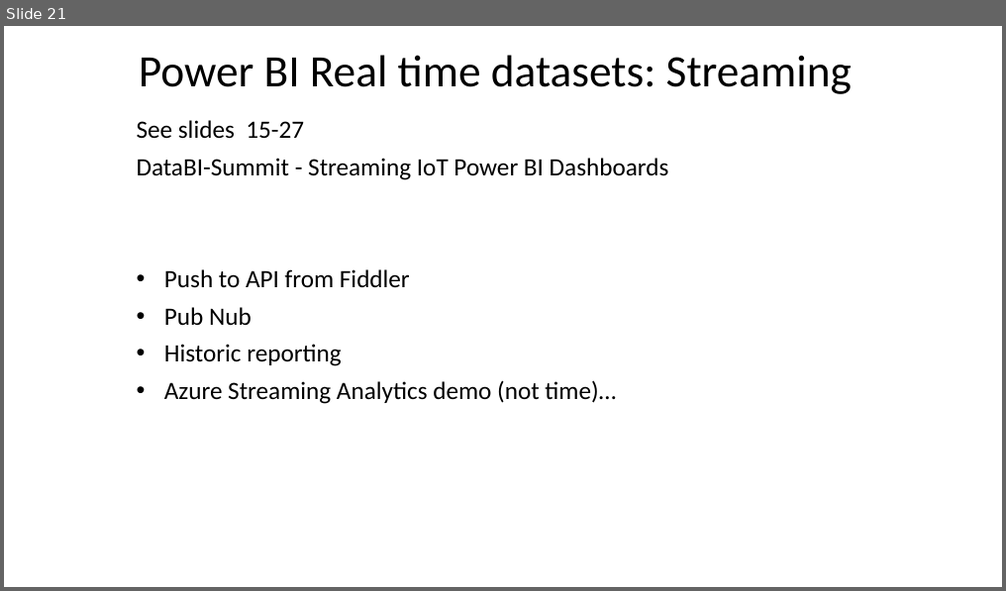
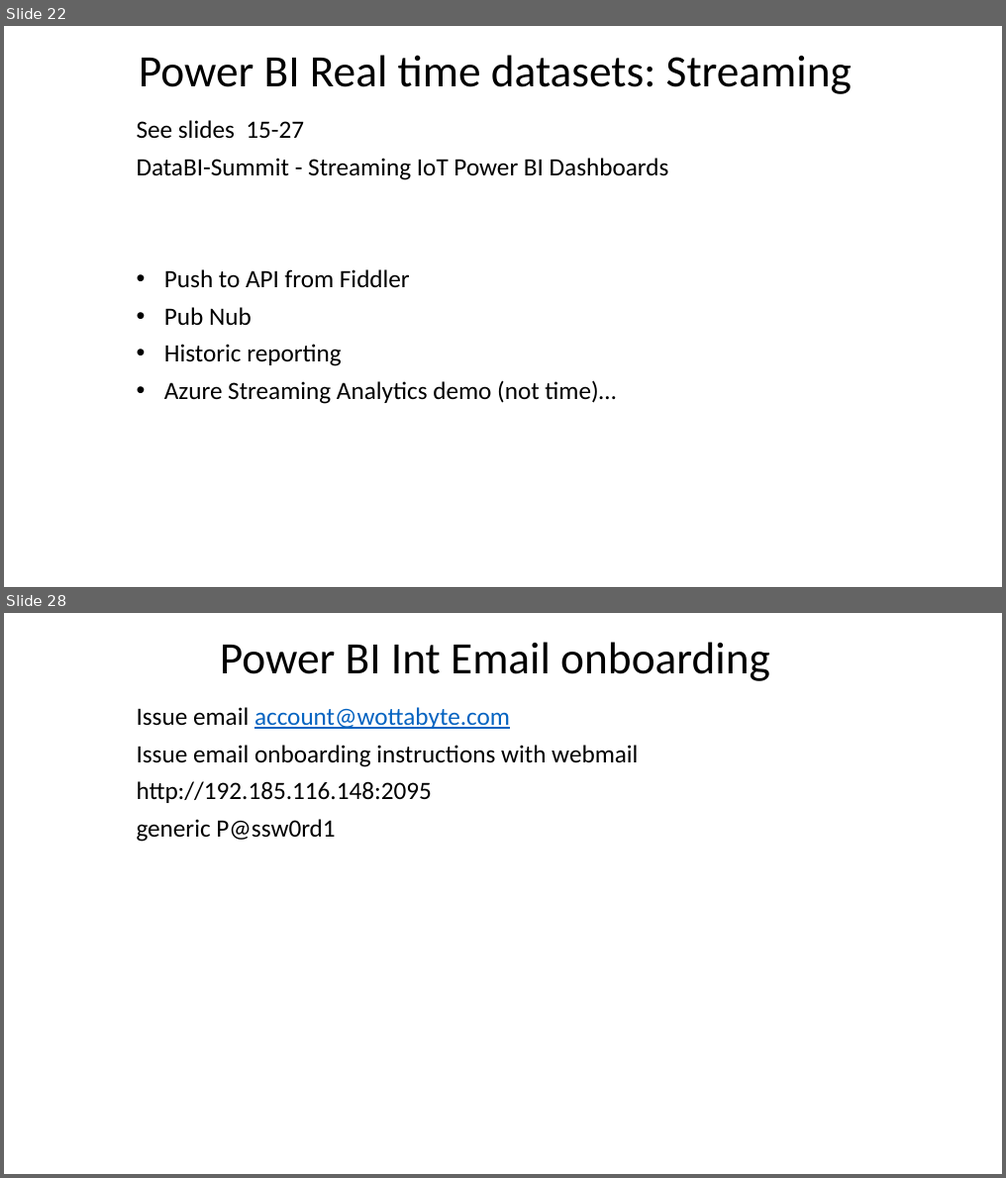
Before and after one commit to wottabyte/PBITraining, a slide deck: PBIID/PowerBI Int Dev slides Q1-2019-shared.pptx. Shown one above the other, each under a label of ours: slide 21 before the commit, slides 22 and 28 after it; the slides between them are not shown. The pictures are 1006x591 and 1006x1178 pixels, drawn with LibreOffice and Linux fonts; fonts in the diff are those of the drawing; background and template pictures are left out. Boxes give left, top, right and bottom in pixels: in the first picture for what was removed or moved away, otherwise in the second. Text is boxed around its words. In the diff, an @@ line names an element or a change of style, - is before the commit and + after.

```diff
--- a/PBIID/PowerBI Int Dev slides Q1-2019-shared.pptx
+++ b/PBIID/PowerBI Int Dev slides Q1-2019-shared.pptx
@@ slide 28 added at box(4, 613, 1002, 1174), background #FFFFFF @@
@@ title added at box(220, 642, 770, 681), 43.2 pt, text #000000 @@
+Power BI Int Email onboarding
@@ subtitle added at box(137, 707, 638, 842), 24 pt, text #000000 @@
+Issue email account@wottabyte.com
+Issue email onboarding instructions with webmail
+http://192.185.116.148:2095
+generic P@ssw0rd1
@@ what was slide 21 is now slide 22 @@
```
Also in this commit, not shown: 11 other slides added.
